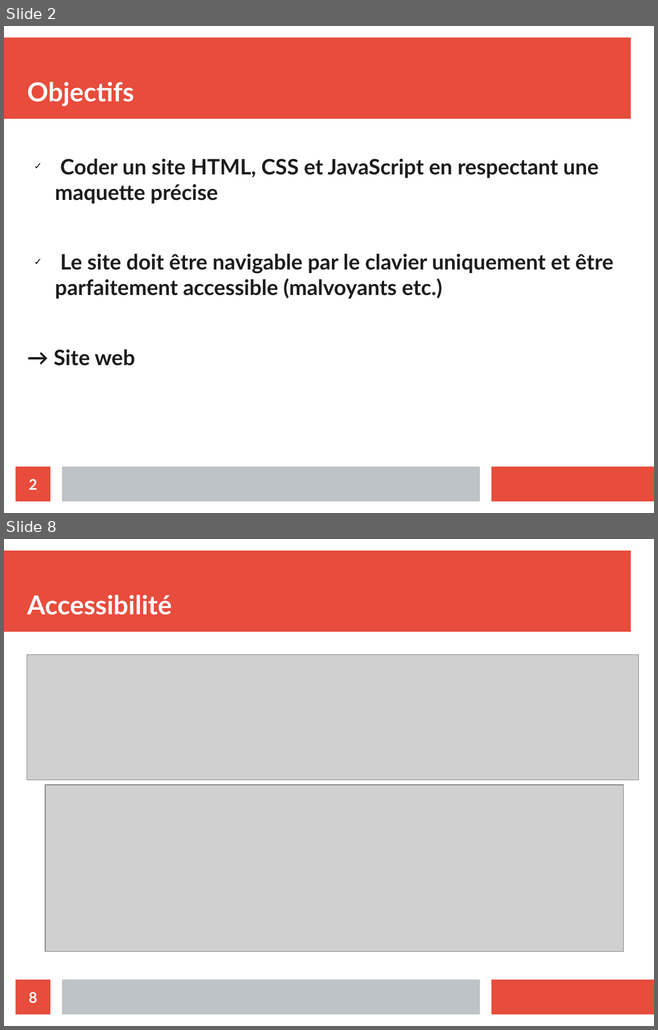
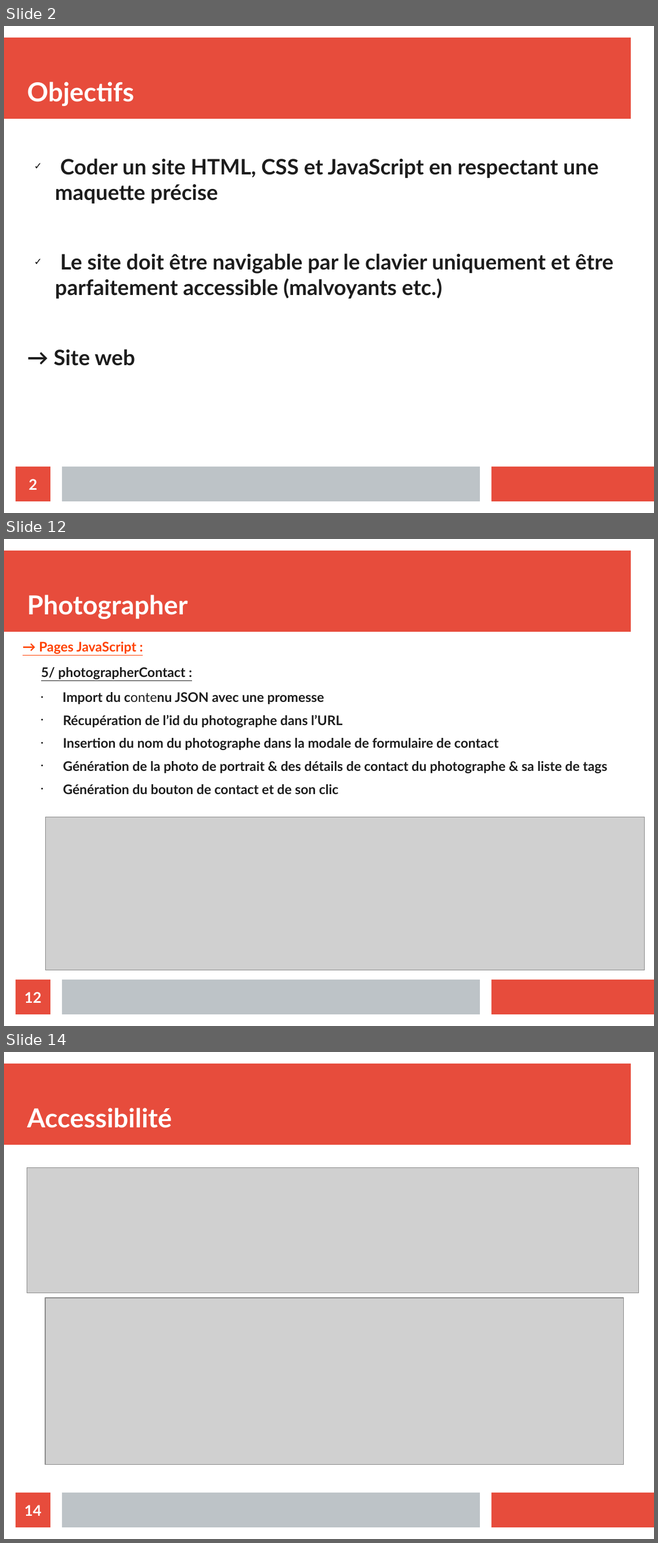
Before and after one commit to xgascon/P6_Fisheye, a slide deck: Présentation P6_XavierGascon.odp. Shown one above the other, each under a label of ours: slides 2 and 8 before the commit, slides 2, 12 and 14 after it; the slides between them are not shown. The pictures are 658x1030 and 658x1543 pixels, drawn with LibreOffice and Linux fonts; fonts in the diff are those of the drawing; grey boxes stand for pictures. Boxes give left, top, right and bottom in pixels: in the first picture for what was removed or moved away, otherwise in the second. Text is boxed around its words. In the diff, an @@ line names an element or a change of style, - is before the commit and + after.

```diff
--- a/Présentation P6_XavierGascon.odp
+++ b/Présentation P6_XavierGascon.odp
@@ slide 12 added at <box>4,539,654,1026</box>, background #FFFFFF; not listed: 3 template elements that a slide beside it also shows @@
@@ title added at <box>27,595,188,619</box>, 32 pt, text #FFFFFF, bold @@
+Photographer
@@ text added at <box>39,642,607,794</box>, 16.2 pt, text #1C1C1C, bold @@
+→ Pages JavaScript :
+  5/ photographerContact :
+    • Import du contenu JSON avec une promesse
+    • Récupération de l’id du photographe dans l’URL
+    • Insertion du nom du photographe dans la modale de formulaire de contact
+    • Génération de la photo de portrait & des détails de contact du photographe & sa liste de tags
+    • Génération du bouton de contact et de son clic
@@ picture added at <box>46,817,645,971</box> @@
@@ page number added at <box>16,980,50,1015</box>, fill #E74C3C, 18 pt, text #FFFFFF, bold @@
+12
@@ what was slide 8 is now slide 14 @@
@@ page number at <box>24,1505,41,1516</box>: text changed @@
-8
+14
```
Also in this commit, not shown: 5 slides changed, 5 other slides added, 3 slides removed, 6 other files.
